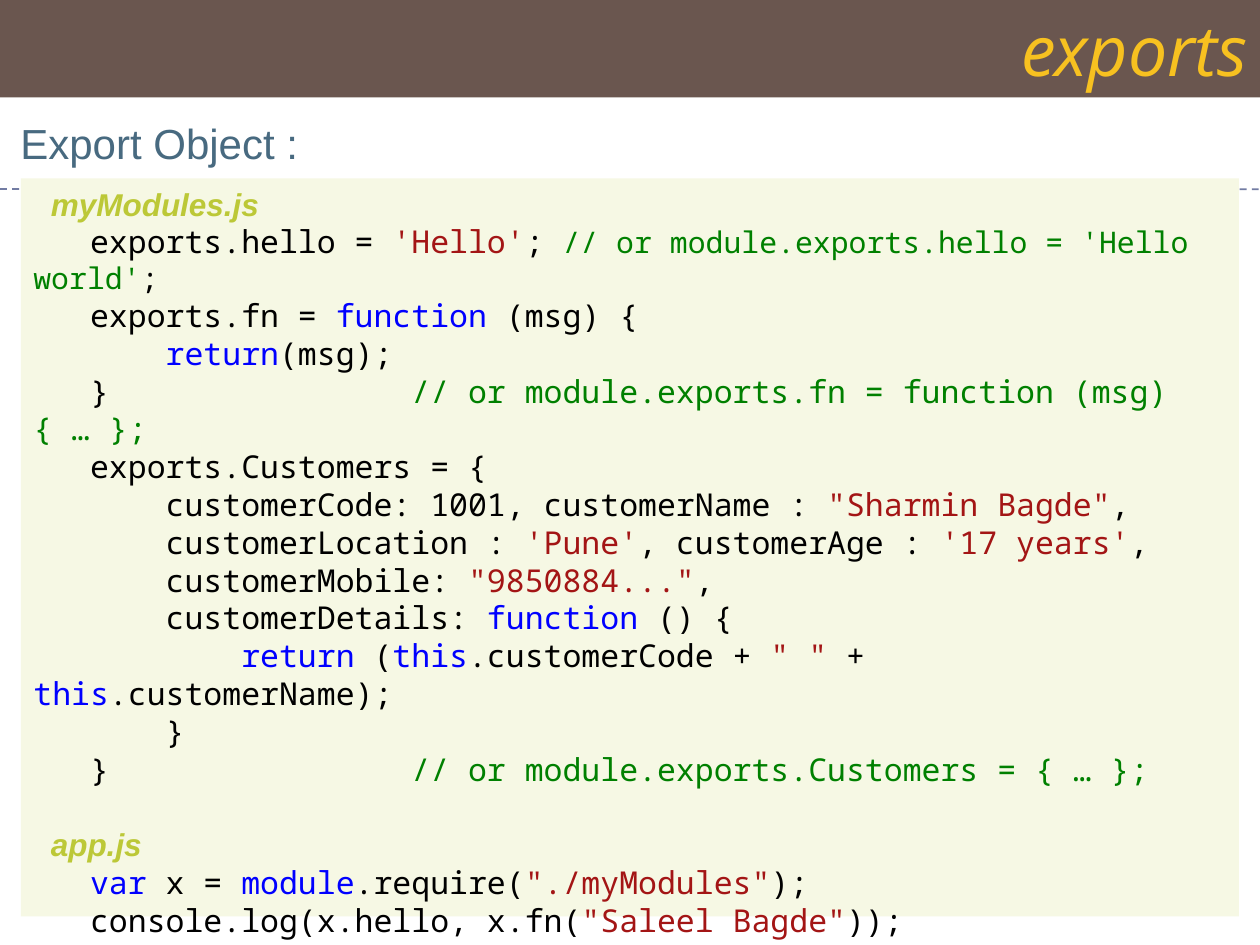
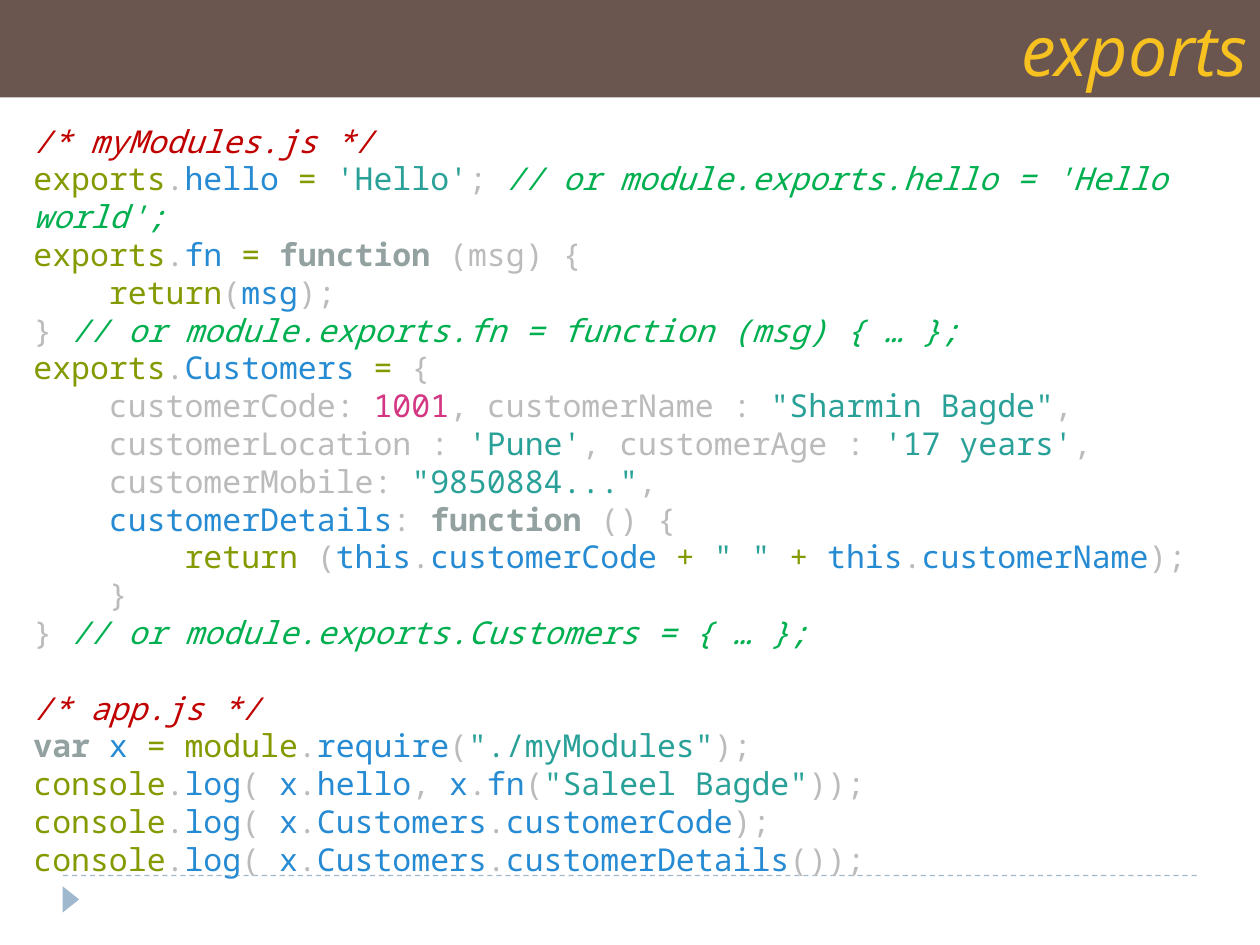
Before and after one commit to Saleel-Bagde/PPT-s, a slide deck: slide 17 of NodeJS.pptx. Drawn at 1260x945 pixels with LibreOffice and Linux fonts; fonts in the diff are those of the drawing. Boxes give left, top, right and bottom in pixels: in the first picture for what was removed or moved away, otherwise in the second. Text is boxed around its words. In the diff, an @@ line names an element or a change of style, - is before the commit and + after.

```diff
--- a/NodeJS.pptx
+++ b/NodeJS.pptx
@@ text "/* myModules.js */": place and size @@
-text "/* myModules.js */" at box(21, 179, 1240, 917)
+text "/* myModules.js */" at box(33, 129, 1186, 841)
@@ text "/* myModules.js */" at box(33, 129, 1186, 841): fill #F6F8E4 to none @@
@@ text removed at box(20, 128, 274, 168) @@
-Export Object :
@@ text at box(90, 129, 317, 161): text changed; font Arial to Noto Sans Mono; text colour #BCC838 to #C00000; bold off @@
-myModules.js
+/* myModules.js */
@@ text at box(33, 166, 1186, 765): size 17 to 18 pt in "// or module.exports.hello = 'Hello world';"; text colour #000000 to #859900 in "exports.hello =", "exports.fn =", "exports.Customers =", "+ +" and 1 more places; text colour #000000 to #BBBBBB in "exports.hello 'Hello';", "exports.fn (msg) {", "return(msg);", "}" and 9 more places; text colour #000000 to #268BD2 in "exports.hello", "exports.fn", "return(msg);", "exports.Customers" and 3 more places; text colour #A31515 to #2AA198 in "'Hello';", ""Sharmin Bagde",", "'Pune', '17 years',", ""9850884..."," and 2 more places; text colour #008000 to #00B050, italic on in "// or module.exports.hello = 'Hello world';", "// or module.exports.fn = function (msg) { ...", "// or module.exports.Customers = { … };"; text colour #000000 to #00B050 in "world';"; text colour #0000FF to #93A1A1, bold on in "function", "function", "var"; text colour #0000FF to #859900 in "return(msg);", "return", "module.require("./myModules");"; text colour #000000 to #D33682 in "1001,"; text colour #0000FF to #268BD2 in "(this.customerCode this.customerName);" @@
@@ line removed from (0, 189) to (1260, 189) @@
@@ text at box(90, 696, 203, 728): text changed; font Arial to Noto Sans Mono; text colour #BCC838 to #C00000; bold off @@
-app.js
+/* app.js */
@@ text at box(33, 771, 865, 841): text changed; text colour #000000 to #268BD2 @@
-console.log(x.hello, x.fn("Saleel Bagde"));
-console.log(x.Customers.customerCode);
-console.log(x.Customers.customerDetails());
+console.log( x.hello, x.fn("Saleel Bagde"));
+console.log( x.Customers.customerCode);
+console.log( x.Customers.customerDetails());
@@ line added from (63, 876) to (1197, 876), #9FB8CD 0.75 pt dashed @@
@@ triangle added at box(63, 886, 79, 912), fill #9FB8CD @@
```
Also in this commit, not shown: 4 other slides changed, 1 slide added, 3 other files.
